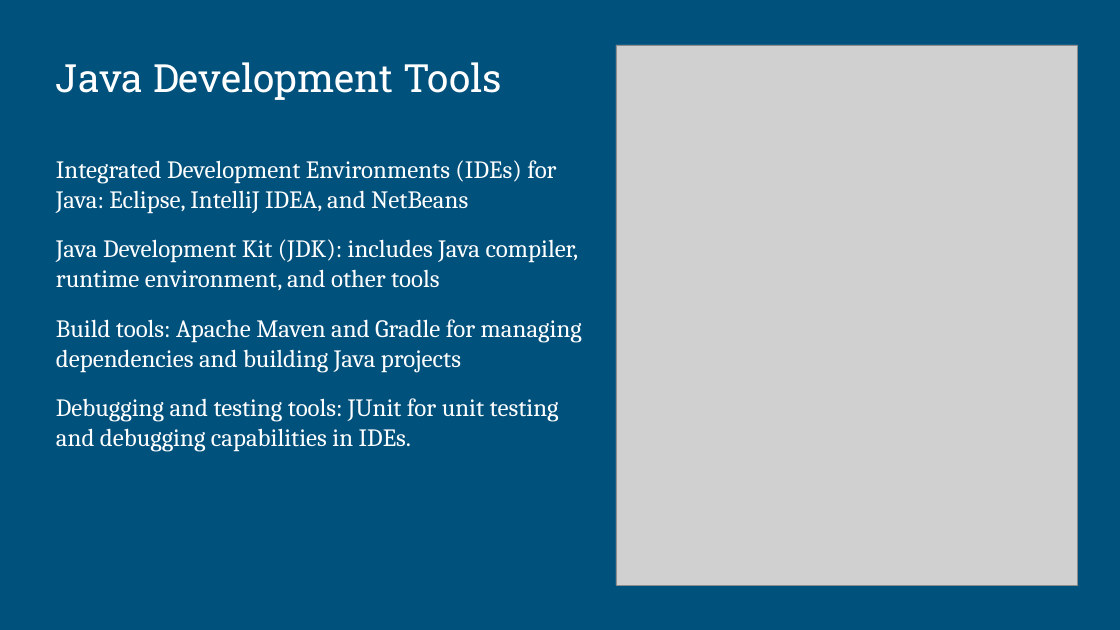
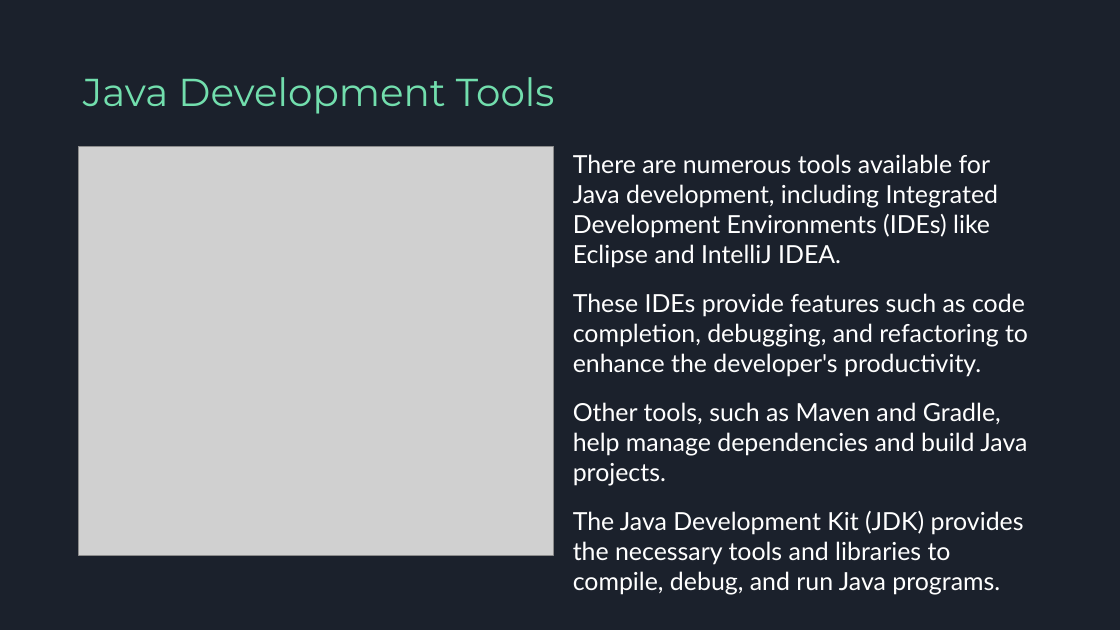
Before and after one commit to ritchelmendaros/2324-appdev-sem1-f2-07, a slide deck: slide 5 of generated/generated_presentation.pptx. Drawn at 1120x630 pixels with LibreOffice and Linux fonts; fonts in the diff are those of the drawing; grey boxes stand for pictures. Boxes give left, top, right and bottom in pixels: in the first picture for what was removed or moved away, otherwise in the second. Text is boxed around its words. In the diff, an @@ line names an element or a change of style, - is before the commit and + after.

```diff
--- a/generated/generated_presentation.pptx
+++ b/generated/generated_presentation.pptx
@@ background #00517C to #1B212C @@
@@ text "Java Development Tools": place and size @@
-text "Java Development Tools" at [56, 62, 502, 100]
+text "Java Development Tools" at [83, 77, 554, 114]
@@ text "Java Development Tools" at [83, 77, 554, 114]: font Roboto Slab to Montserrat, text colour #FFFFFF to #72DEAD @@
@@ picture: place and size @@
-picture at [616, 45, 1077, 585]
+picture at [78, 146, 553, 555]
@@ text at [573, 154, 1028, 595]: text changed; font Cambria to Lato @@
-Integrated Development Environments (IDEs) for Java: Eclipse, IntelliJ IDEA, and NetBeans
-Java Development Kit (JDK): includes Java compiler, runtime environment, and other tools
-Build tools: Apache Maven and Gradle for managing dependencies and building Java projects
-Debugging and testing tools: JUnit for unit testing and debugging capabilities in IDEs.
+There are numerous tools available for Java development, including Integrated Development Environments (IDEs) like Eclipse and IntelliJ IDEA.
+These IDEs provide features such as code completion, debugging, and refactoring to enhance the developer's productivity.
+Other tools, such as Maven and Gradle, help manage dependencies and build Java projects.
+The Java Development Kit (JDK) provides the necessary tools and libraries to compile, debug, and run Java programs.
```
Also in this commit, not shown: 2 other slides changed, 5 slides added, 2 slides removed, 14 other files.
